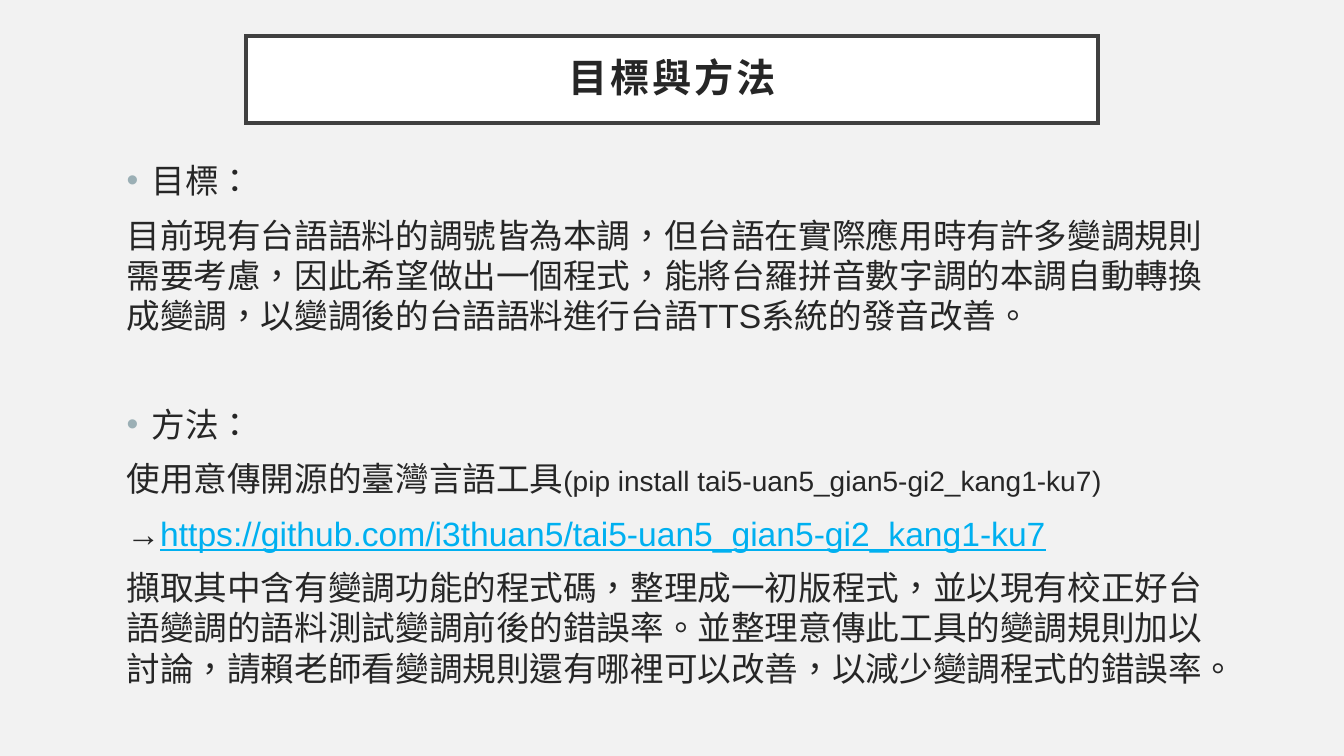
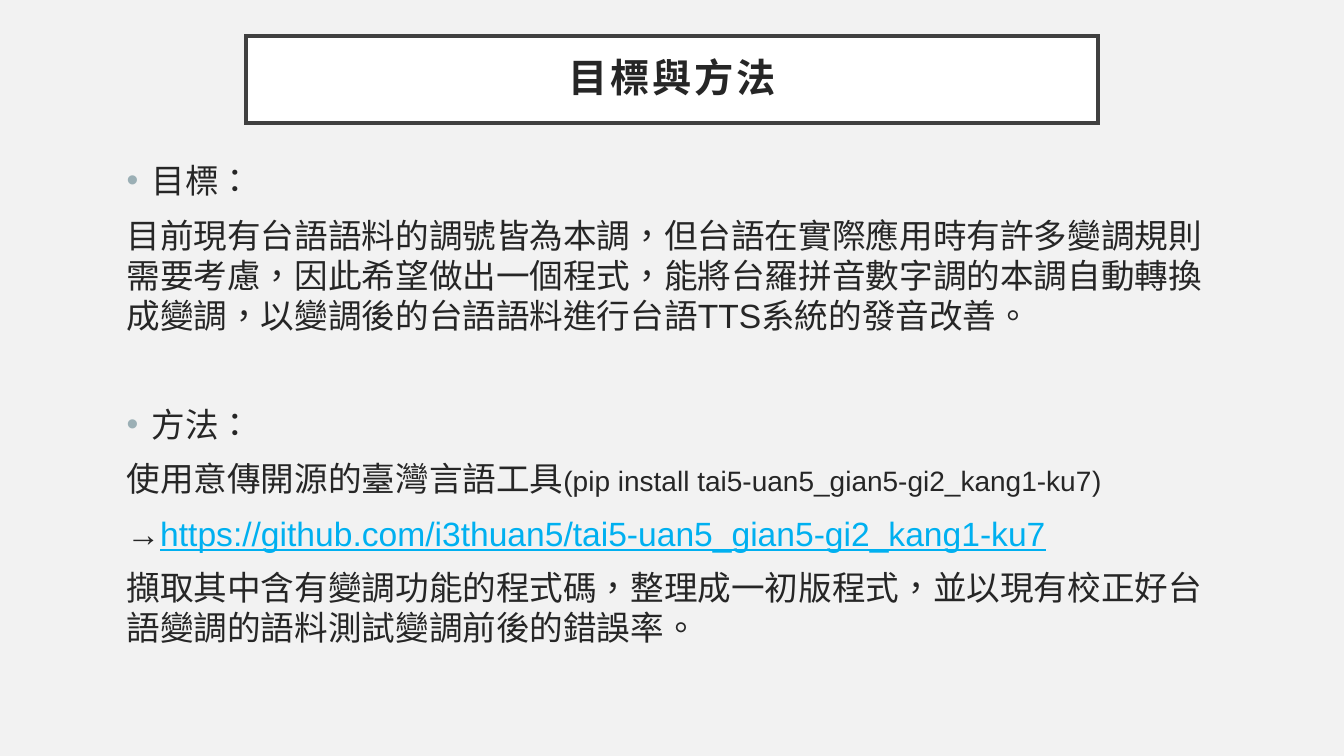
Before and after one commit to 108368090/tai5-gi2_pian3-tiau7, a slide deck: slide 2 of 台語變調程式說明(含附件檔案說明).pptx. Drawn at 1344x756 pixels with LibreOffice and Linux fonts; fonts in the diff are those of the drawing. Boxes give left, top, right and bottom in pixels: in the first picture for what was removed or moved away, otherwise in the second. Text is boxed around its words. In the diff, an @@ line names an element or a change of style, - is before the commit and + after.

Commit message:
Initial commit

```diff
--- a/台語變調程式說明(含附件檔案說明).pptx
+++ b/台語變調程式說明(含附件檔案說明).pptx
@@ text at (127, 571, 1202, 643): text changed @@
-擷取其中含有變調功能的程式碼，整理成一初版程式，並以現有校正好台語變調的語料測試變調前後的錯誤率。並整理意傳此工具的變調規則加以討論，請賴老師看變調規則還有哪裡可以改善，以減少變調程式的錯誤率。
+擷取其中含有變調功能的程式碼，整理成一初版程式，並以現有校正好台語變調的語料測試變調前後的錯誤率。
```
